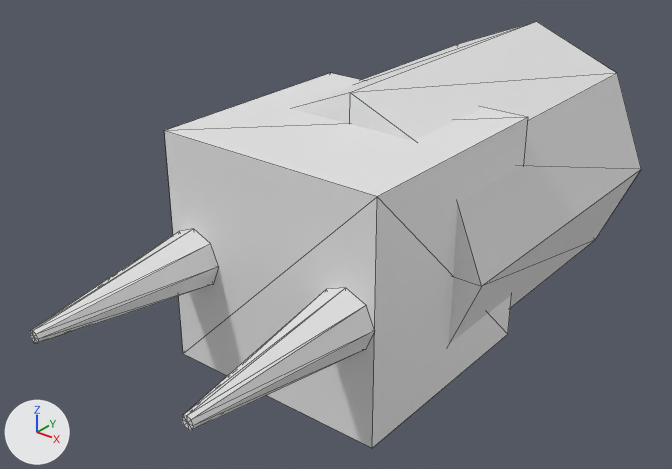
The OBJ model assets/models/imp.obj as it was, and as the next commit left it.
Camera for both pictures: a camera (50 mm lens) standing at (0.84, -1.684, 0.674) and looking at (-0.039, -0.586, -0.007). Arrows for +X, +Y and +Z are at lower left; the lights stay in place. The first picture is the older version. Mesh edges are drawn as thin lines. Where no turn or scale is listed for an object, it has been applied to the vertices.

The first picture shows 'imp'.
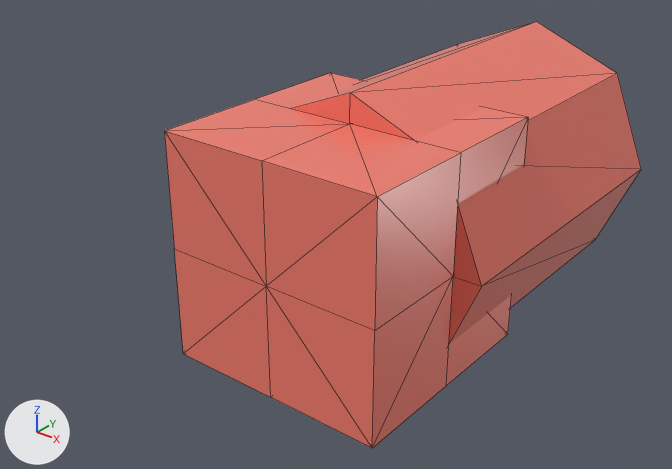
The change, as a diff of the scene's bpy script:
```diff
--- a/assets/models/imp.obj.py
+++ b/assets/models/imp.obj.py
@@ mat_imp_mat @@
+mat_imp_mat = principled_material('imp_mat')
+mat_imp_mat.base_color = (0.9, 0.2, 0.15)  # red #f37c6c
+mat_imp_mat.roughness = 0.293
@@ me_imp @@
 # used by ob_imp; location = (0.0, 0.0, 0.0)
-me_imp.from_pydata(...)  # 62 vertices, 108 faces; spans x -0.25..0.25, y -1.1..0.0, z -0.25..0.25
+me_imp.from_pydata(...)  # 44 vertices, 80 faces; spans x -0.25..0.25, y -0.8..0.0, z -0.25..0.25
+# me_imp part 1
+# 34 vertices are removed from x -0.185..0.185, y -1.1..-0.8, z -0.05..0.05
+# 76 faces are deleted
+# 3 vertices are added at (0.2, -0.4, 0.0), (-0.2, -0.4, 0.0), (0.0, -0.4, 0.0)
+# 6 new vertices lie (0.0, 0.2, 0.0) away from vertices in x -0.2..0.2, y -0.8, z -0.2..0.2
+# 7 new vertices lie (0.2, 0.0, 0.0) away from vertices in x -0.2, y -0.8..-0.4, z -0.2..0.2
+# 48 new faces join them
+# me_imp part 2: 32 faces spanning x -0.25..0.25, y -0.6..0.0, z -0.25..0.25 switch from no material to mat_imp_mat (red #f37c6c)
```

Where the change shows, as pixel boxes [x1, y1, x2, y2] in the pictures (672 x 469 px):
'imp', reshaped (22% narrower)
    before: [30, 22, 641, 448]
    after: [165, 22, 641, 448]
part 1 of me_imp, cut back
    before: [30, 73, 528, 448]
    after: [165, 73, 528, 448]
part 2 of me_imp, recoloured (white to red)
    both: [291, 22, 641, 344]
